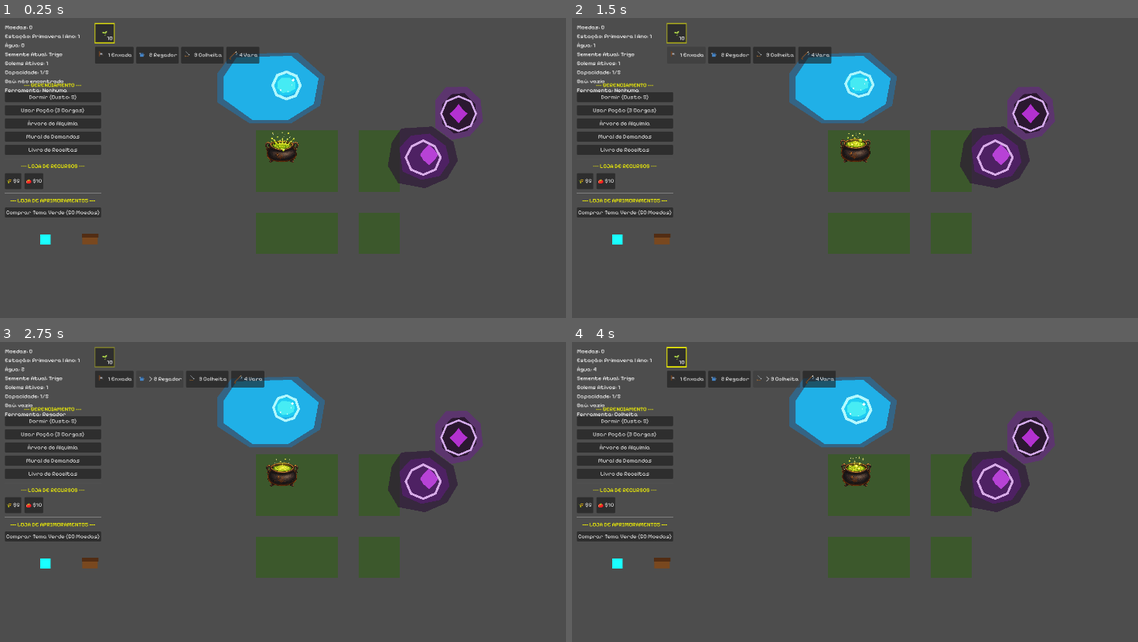
Above: before the commit, frames 1-4 (two rows, left to right).
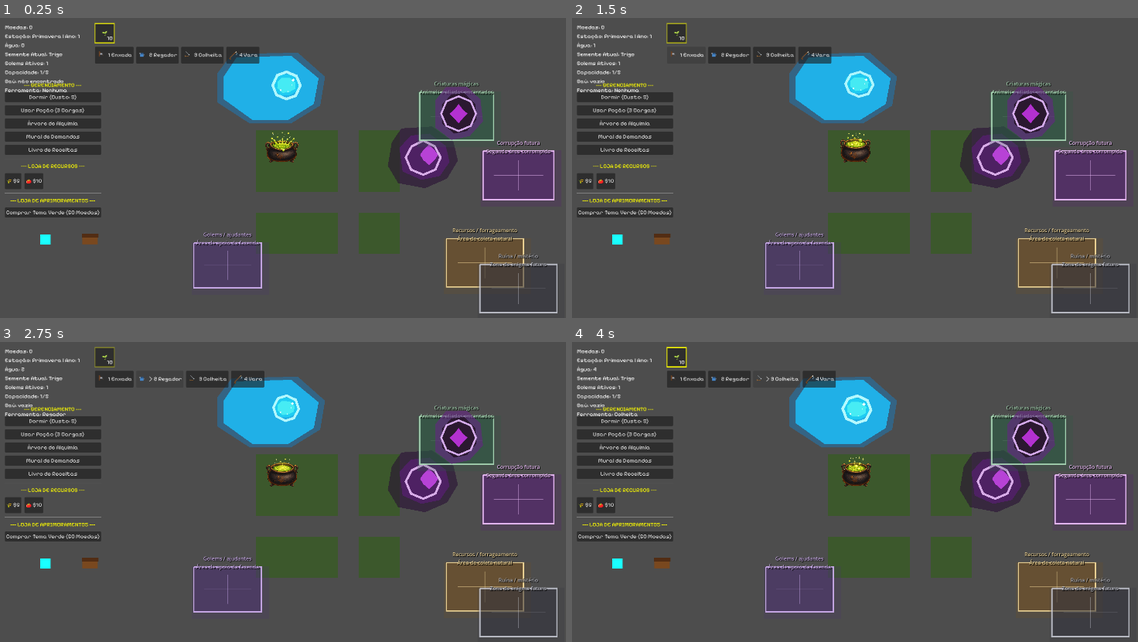
Above: after the commit, the same moments.

Repository: LeandroSatsuki/Cauldron-Crops
Game: Godot game, scene res://Scenes/Main.tscn
The game is run twice, just before and just after one commit, with the same random seed, the same clock (stepped at 60 frames per second) and the same inputs.
Inputs:
- Up to frame 1 (0.25 s): no input
- Up to frame 2 (1.5 s): click "1 Enxada" at 0.5 s; click "> 1 Enxada" at 1.25 s
- Up to frame 3 (2.75 s): click "2 Regador" at 2 s
- Up to frame 4 (4 s): click "> 2 Regador" at 2.75 s; click "3 Colheita" at 3.5 s

The runs differ from the first frame. In frame 1, 5.3% of the frame differs, in the area x 34-99%, y 21-99%; in frame 2, 5.3%; in frame 3, 5.3%; in frame 4, 5.3%.

Commit message:
feat: adiciona blockout visual da fazenda

Diff:
--- a/Scripts/Main.gd
+++ b/Scripts/Main.gd
@@ -18,6 +18,7 @@
 const EXPANSION_POCKET_START_COLUMN: int = BASE_FARM_COLUMNS + EXTRA_FARM_COLUMNS_RIGHT
 const EXPANSION_POCKET_START_ROW: int = 0
 const EXPANSION_V0_OBSTACLE_ID: String = "first_obstacle"
+const BLOCKOUT_FARM_Z_INDEX: int = 40
 
 var expansion_area_configs: Dictionary = {}
 var expansion_area_order: Array[String] = []
@@ -39,6 +40,7 @@
 	_garantir_areas_expansao(start_x, start_y)
 	_conectar_obstaculos_purificacao()
 	_sincronizar_areas_expansao()
+	_criar_blockout_fazenda_v0(start_x, start_y)
 
 func _configurar_regiao_navegacao() -> void:
 	if navigation_region == null:
@@ -226,6 +228,158 @@
 
 	return bloqueio
 
+func _criar_blockout_fazenda_v0(start_x: float, start_y: float) -> void:
+	if has_node("FarmBlockoutV0"):
+		return
+
+	var blockout_root := Node2D.new()
+	blockout_root.name = "FarmBlockoutV0"
+	blockout_root.z_index = BLOCKOUT_FARM_Z_INDEX
+	blockout_root.z_as_relative = false
+	add_child(blockout_root)
+
+	var zonas: Array = [
+		{
+			"id": "creatures_animals_future",
+			"title": "Criaturas mágicas",
+			"subtitle": "Animais e aliados encantados",
+			"center": Vector2(start_x + (7.8 * FARM_SPACING), start_y - (0.9 * FARM_SPACING)),
+			"size": Vector2(230, 150),
+			"fill": Color(0.160784, 0.356863, 0.258824, 0.48),
+			"outline": Color(0.690196, 0.882353, 0.741176, 0.88)
+		},
+		{
+			"id": "helpers_golems_future",
+			"title": "Golems / ajudantes",
+			"subtitle": "Área de apoio da fazenda",
+			"center": Vector2(start_x - (1.1 * FARM_SPACING), start_y + (4.9 * FARM_SPACING)),
+			"size": Vector2(210, 140),
+			"fill": Color(0.294118, 0.184314, 0.454902, 0.44),
+			"outline": Color(0.843137, 0.713726, 0.976471, 0.86)
+		},
+		{
+			"id": "foraging_resources_future",
+			"title": "Recursos / forrageamento",
+			"subtitle": "Área de coleta natural",
+			"center": Vector2(start_x + (8.9 * FARM_SPACING), start_y + (4.8 * FARM_SPACING)),
+			"size": Vector2(240, 150),
+			"fill": Color(0.486275, 0.333333, 0.113725, 0.42),
+			"outline": Color(0.988235, 0.878431, 0.619608, 0.86)
+		},
+		{
+			"id": "blocked_area_future",
+			"title": "Corrupção futura",
+			"subtitle": "Segunda área corrompida",
+			"center": Vector2(start_x + (10.2 * FARM_SPACING), start_y + (1.4 * FARM_SPACING)),
+			"size": Vector2(220, 150),
+			"fill": Color(0.337255, 0.121569, 0.454902, 0.5),
+			"outline": Color(0.94902, 0.760784, 1.0, 0.9)
+		},
+		{
+			"id": "ruin_mystery_future",
+			"title": "Ruína / mistério",
+			"subtitle": "Zona de enigma futuro",
+			"center": Vector2(start_x + (10.2 * FARM_SPACING), start_y + (5.8 * FARM_SPACING)),
+			"size": Vector2(240, 150),
+			"fill": Color(0.184314, 0.184314, 0.227451, 0.44),
+			"outline": Color(0.823529, 0.831373, 0.87451, 0.8)
+		}
+	]
+
+	for zona in zonas:
+		var marcador: Node2D = _criar_marcador_zona(
+			str(zona.get("id", "zona_futura")),
+			str(zona.get("title", "Zona futura")),
+			str(zona.get("subtitle", "")),
+			zona.get("center", Vector2.ZERO),
+			zona.get("size", Vector2(200, 120)),
+			zona.get("fill", Color(1, 1, 1, 0.35)),
+			zona.get("outline", Color(1, 1, 1, 0.85))
+		)
+		blockout_root.add_child(marcador)
+
+func _criar_marcador_zona(zona_id: String, titulo: String, subtitulo: String, centro: Vector2, tamanho: Vector2, fill_color: Color, outline_color: Color) -> Node2D:
+	var marcador := Node2D.new()
+	marcador.name = "Blockout_%s" % zona_id
+	marcador.position = centro
+	marcador.z_index = BLOCKOUT_FARM_Z_INDEX
+	marcador.z_as_relative = false
+
+	var sombra := Polygon2D.new()
+	sombra.name = "Sombra"
+	sombra.color = Color(fill_color.r, fill_color.g, fill_color.b, fill_color.a * 0.45)
+	sombra.polygon = _criar_poligono_retangular(tamanho + Vector2(30, 24))
+	sombra.position = Vector2(8, 10)
+	marcador.add_child(sombra)
+
+	var corpo := Polygon2D.new()
+	corpo.name = "Corpo"
+	corpo.color = fill_color
+	corpo.polygon = _criar_poligono_retangular(tamanho)
+	marcador.add_child(corpo)
+
+	var contorno := Line2D.new()
+	contorno.name = "Contorno"
+	contorno.width = 4.0
+	contorno.default_color = outline_color
+	contorno.closed = true
+	contorno.antialiased = true
+	contorno.points = _criar_pontos_retangulo(tamanho)
+	marcador.add_child(contorno)
+
+	var detalhe_horizontal := Line2D.new()
+	detalhe_horizontal.name = "DetalheHorizontal"
+	detalhe_horizontal.width = 2.0
+	detalhe_horizontal.default_color = Color(outline_color.r, outline_color.g, outline_color.b, outline_color.a * 0.55)
+	detalhe_horizontal.points = PackedVector2Array([
+		Vector2(-tamanho.x * 0.35, 0),
+		Vector2(tamanho.x * 0.35, 0)
+	])
+	marcador.add_child(detalhe_horizontal)
+
+	var detalhe_vertical := Line2D.new()
+	detalhe_vertical.name = "DetalheVertical"
+	detalhe_vertical.width = 2.0
+	detalhe_vertical.default_color = Color(outline_color.r, outline_color.g, outline_color.b, outline_color.a * 0.45)
+	detalhe_vertical.points = PackedVector2Array([
+		Vector2(0, -tamanho.y * 0.32),
+		Vector2(0, tamanho.y * 0.32)
+	])
+	marcador.add_child(detalhe_vertical)
+
+	var etiqueta := Label.new()
+	etiqueta.name = "Etiqueta"
+	etiqueta.text = titulo + "\n" + subtitulo
+	etiqueta.position = Vector2(-tamanho.x * 0.5, -tamanho.y * 0.5 - 48)
+	etiqueta.size = Vector2(tamanho.x, 70)
+	etiqueta.horizontal_alignment = HORIZONTAL_ALIGNMENT_CENTER
+	etiqueta.vertical_alignment = VERTICAL_ALIGNMENT_CENTER
+	etiqueta.autowrap_mode = TextServer.AUTOWRAP_WORD_SMART
+	etiqueta.add_theme_font_size_override("font_size", 16)
+	etiqueta.add_theme_color_override("font_color", outline_color)
+	etiqueta.add_theme_color_override("font_shadow_color", Color(0.0, 0.0, 0.0, 0.88))
+	etiqueta.add_theme_constant_override("shadow_offset_x", 2)
+	etiqueta.add_theme_constant_override("shadow_offset_y", 2)
+	etiqueta.mouse_filter = Control.MOUSE_FILTER_IGNORE
+	marcador.add_child(etiqueta)
+
+	return marcador
+
+func _criar_poligono_retangular(tamanho: Vector2) -> PackedVector2Array:
+	var meio_x: float = tamanho.x * 0.5
+	var meio_y: float = tamanho.y * 0.5
+	return PackedVector2Array([
+		Vector2(-meio_x, -meio_y),
+		Vector2(meio_x, -meio_y),
+		Vector2(meio_x, meio_y),
+		Vector2(-meio_x, meio_y)
+	])
+
+func _criar_pontos_retangulo(tamanho: Vector2) -> PackedVector2Array:
+	var pontos := _criar_poligono_retangular(tamanho)
+	pontos.append(pontos[0])
+	return pontos
+
 func _conectar_obstaculos_purificacao() -> void:
 	var tree: SceneTree = get_tree()
 	if tree == null:
Not shown, changed: docs/CHANGELOG.md
Not shown, changed: docs/DECISIONS.md
Not shown, changed: docs/FARM_LAYOUT_PLAN.md
